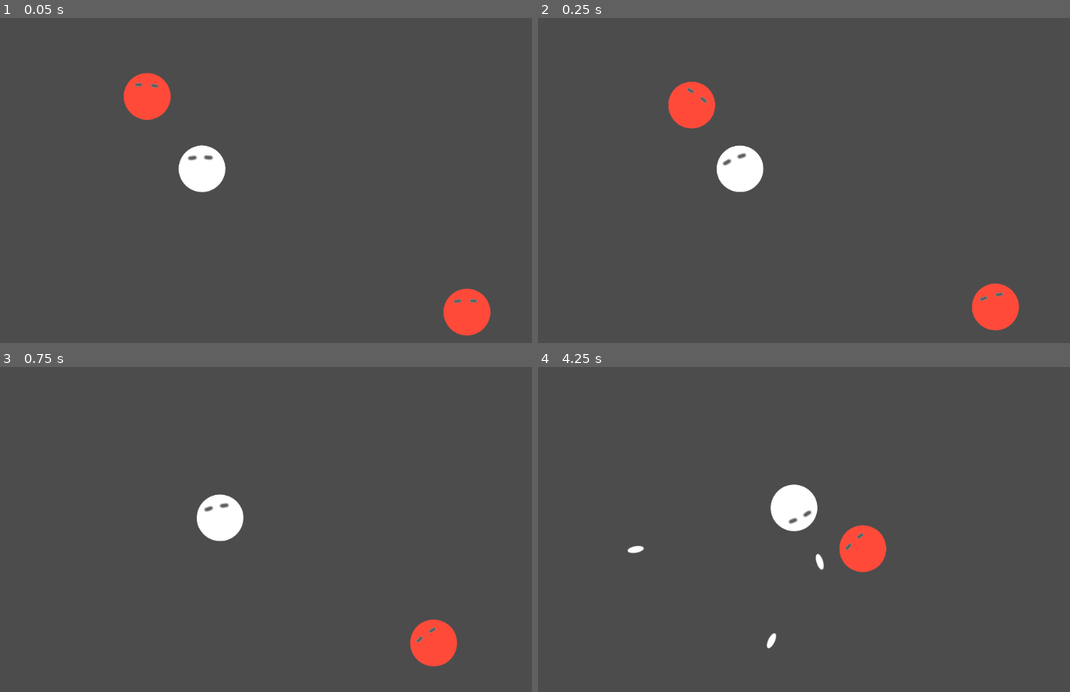
Above: before the commit, frames 1-4 (two rows, left to right).
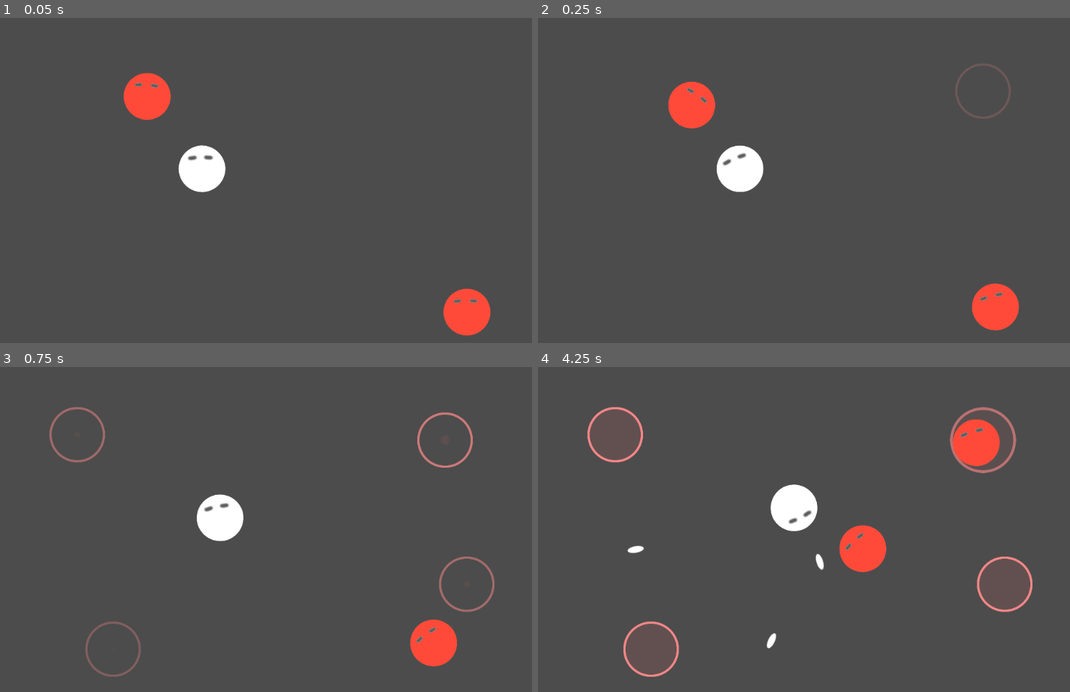
Above: after the commit, the same moments.

Repository: kmltml/gmtk2021
Game: Godot game, scene res://main.tscn
Two runs of this game, one before a commit and one after it. Both use one fixed random seed, a clock stepped at 60 frames per second and the inputs below. Sound files missing from this copy of the repository are replaced by a short silence.
Inputs (mouse positions are in pixels of both pictures, inside the frame that each line leads up to):
- Up to frame 1 (0.05 s): no input
- Up to frame 2 (0.25 s): no input
- Up to frame 3 (0.75 s): move the mouse to (399, 513) at 0.52 s; press the mouse at (399, 513) at 0.53 s; hold D (move_right) from 0.53 s (still down)
- Up to frame 4 (4.25 s): move the mouse to (702, 545) at 1.27 s; release D (move_right) at 1.28 s; release the mouse at (702, 545) at 1.28 s; hold S (move_down) 1.28-2.03 s; click (702, 545) at 1.35 s; move the mouse to (867, 458) at 2.02 s; press the mouse at (867, 458) at 2.03 s; hold D (move_right) 2.03-2.78 s; move the mouse to (788, 594) at 2.77 s; release the mouse at (788, 594) at 2.78 s; hold W (move_up) 2.78-3.53 s; click (788, 594) at 2.85 s; move the mouse to (979, 578) at 3.52 s; press the mouse at (979, 578) at 3.53 s; hold A (move_left) from 3.53 s (still down)

Frame 1 is identical in both runs. In frame 2, 0.2% of the frame differs, in the area x 78-89%, y 14-31%; in frame 3, 1.0%; in frame 4, 2.2%, in the area x 9-93%, y 12-96%.

Commit message:
Add enemy spawners

Diff:
--- a/main.tscn
+++ b/main.tscn
@@ -1,7 +1,8 @@
-[gd_scene load_steps=6 format=2]
+[gd_scene load_steps=7 format=2]
 
 [ext_resource path="res://Player.tscn" type="PackedScene" id=1]
 [ext_resource path="res://level_scene.gd" type="Script" id=2]
+[ext_resource path="res://spawner/MonsterSpawner.tscn" type="PackedScene" id=3]
 [ext_resource path="res://level_bounds.gd" type="Script" id=4]
 [ext_resource path="res://Monster.tscn" type="PackedScene" id=5]
 
@@ -29,3 +30,15 @@
 visible = false
 position = Vector2( 523.114, 282.189 )
 shape = SubResource( 1 )
+
+[node name="MonsterSpawner" parent="." instance=ExtResource( 3 )]
+position = Vector2( 823, 135 )
+
+[node name="MonsterSpawner2" parent="." instance=ExtResource( 3 )]
+position = Vector2( 212, 521 )
+
+[node name="MonsterSpawner3" parent="." instance=ExtResource( 3 )]
+position = Vector2( 146, 125 )
+
+[node name="MonsterSpawner4" parent="." instance=ExtResource( 3 )]
+position = Vector2( 863, 401 )
--- /dev/null
+++ b/spawner/MonsterSpawner.tscn
@@ -0,0 +1,90 @@
+[gd_scene load_steps=6 format=2]
+
+[ext_resource path="res://Monster.tscn" type="PackedScene" id=1]
+[ext_resource path="res://spawner/spawn_monsters.gd" type="Script" id=2]
+[ext_resource path="res://spawner/fill.png" type="Texture" id=3]
+[ext_resource path="res://spawner/rim.png" type="Texture" id=4]
+
+[sub_resource type="Animation" id=1]
+resource_name = "SpawnerAnimation"
+length = 4.5
+tracks/0/type = "value"
+tracks/0/path = NodePath("rim:modulate")
+tracks/0/interp = 1
+tracks/0/loop_wrap = true
+tracks/0/imported = false
+tracks/0/enabled = true
+tracks/0/keys = {
+"times": PoolRealArray( 0, 0.9, 4, 4.5 ),
+"transitions": PoolRealArray( 1, 1, 1, 1 ),
+"update": 0,
+"values": [ Color( 1, 1, 1, 0 ), Color( 1, 1, 1, 1 ), Color( 1, 1, 1, 1 ), Color( 1, 1, 1, 0 ) ]
+}
+tracks/1/type = "value"
+tracks/1/path = NodePath("fill:scale")
+tracks/1/interp = 1
+tracks/1/loop_wrap = true
+tracks/1/imported = false
+tracks/1/enabled = true
+tracks/1/keys = {
+"times": PoolRealArray( 0, 4, 4.5 ),
+"transitions": PoolRealArray( 1, 1, 1 ),
+"update": 0,
+"values": [ Vector2( 1e-05, 1e-05 ), Vector2( 1, 1 ), Vector2( 1.5, 1.5 ) ]
+}
+tracks/2/type = "value"
+tracks/2/path = NodePath("fill:modulate")
+tracks/2/interp = 1
+tracks/2/loop_wrap = true
+tracks/2/imported = false
+tracks/2/enabled = true
+tracks/2/keys = {
+"times": PoolRealArray( 0, 0.9, 4, 4.5 ),
+"transitions": PoolRealArray( 1, 1, 1, 1 ),
+"update": 0,
+"values": [ Color( 1, 1, 1, 0 ), Color( 1, 1, 1, 1 ), Color( 1, 1, 1, 1 ), Color( 1, 1, 1, 0 ) ]
+}
+tracks/3/type = "value"
+tracks/3/path = NodePath("rim:scale")
+tracks/3/interp = 1
+tracks/3/loop_wrap = true
+tracks/3/imported = false
+tracks/3/enabled = true
+tracks/3/keys = {
+"times": PoolRealArray( 0, 4, 4.5 ),
+"transitions": PoolRealArray( 1, 1, 1 ),
+"update": 0,
+"values": [ Vector2( 1, 1 ), Vector2( 1, 1 ), Vector2( 1.5, 1.5 ) ]
+}
+tracks/4/type = "method"
+tracks/4/path = NodePath(".")
+tracks/4/interp = 1
+tracks/4/loop_wrap = true
+tracks/4/imported = false
+tracks/4/enabled = true
+tracks/4/keys = {
+"times": PoolRealArray( 4 ),
+"transitions": PoolRealArray( 1 ),
+"values": [ {
+"args": [  ],
+"method": "spawn_monster"
+} ]
+}
+
+[node name="MonsterSpawner" type="Position2D"]
+modulate = Color( 1, 0.545098, 0.545098, 1 )
+scale = Vector2( 0.4, 0.4 )
+script = ExtResource( 2 )
+spawned_monster = ExtResource( 1 )
+
+[node name="fill" type="Sprite" parent="."]
+modulate = Color( 1, 1, 1, 0 )
+scale = Vector2( 1e-05, 1e-05 )
+texture = ExtResource( 3 )
+
+[node name="rim" type="Sprite" parent="."]
+modulate = Color( 1, 1, 1, 0 )
+texture = ExtResource( 4 )
+
+[node name="AnimationPlayer" type="AnimationPlayer" parent="."]
+anims/SpawnerAnimation = SubResource( 1 )
--- /dev/null
+++ b/spawner/spawn_monsters.gd
@@ -0,0 +1,14 @@
+extends Position2D
+
+export(PackedScene) var spawned_monster
+
+func _ready():
+    get_tree().create_timer(randf() * 0.5).connect("timeout", self, "play_animation")
+
+func play_animation():
+    $AnimationPlayer.play("SpawnerAnimation")
+
+func spawn_monster():
+    var monster = spawned_monster.instance()
+    monster.position = global_position
+    Singleton.levelScene.add_child(monster)
Binary file added: spawner/fill.png
Not shown, added: spawner/fill.png.import
Binary file added: spawner/rim.png
Not shown, added: spawner/rim.png.import
